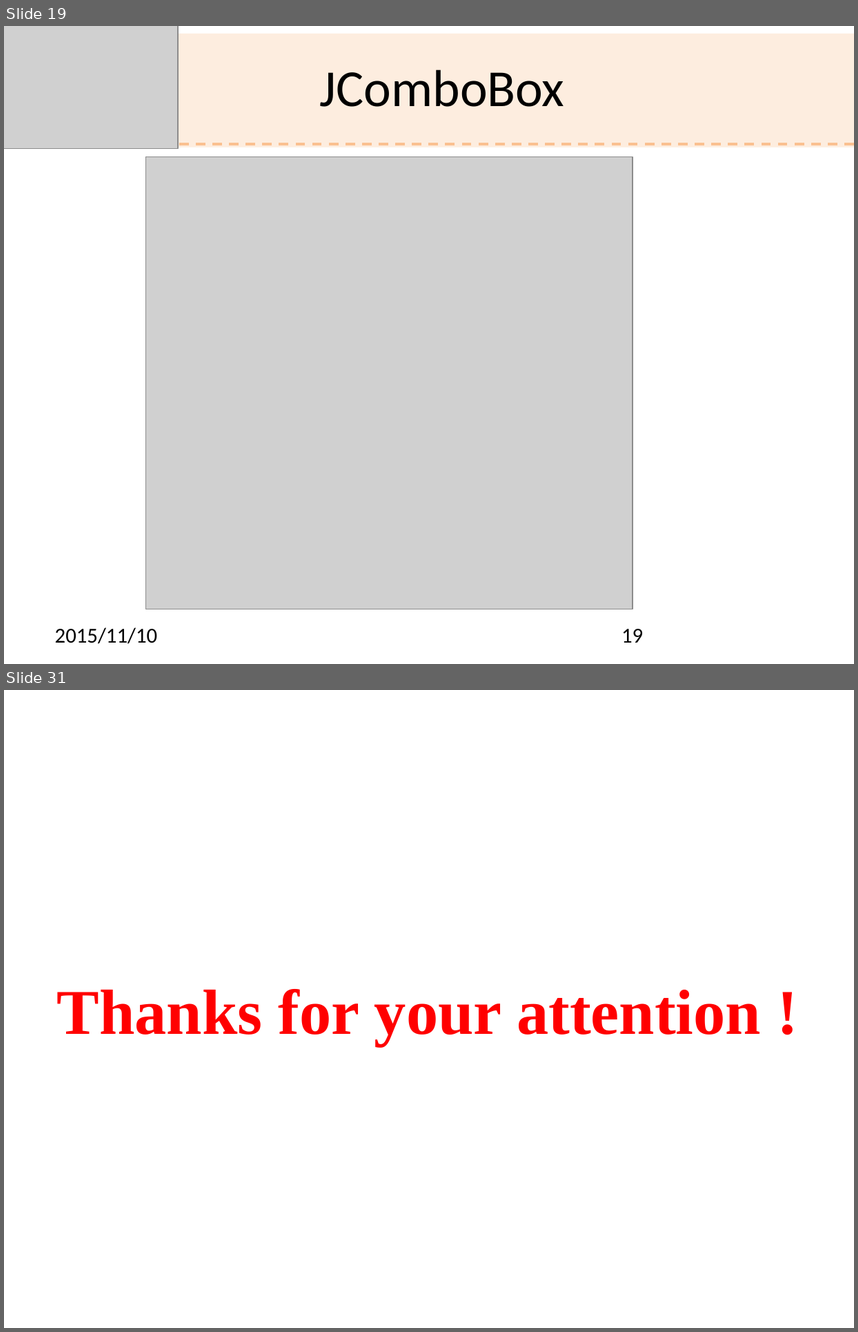
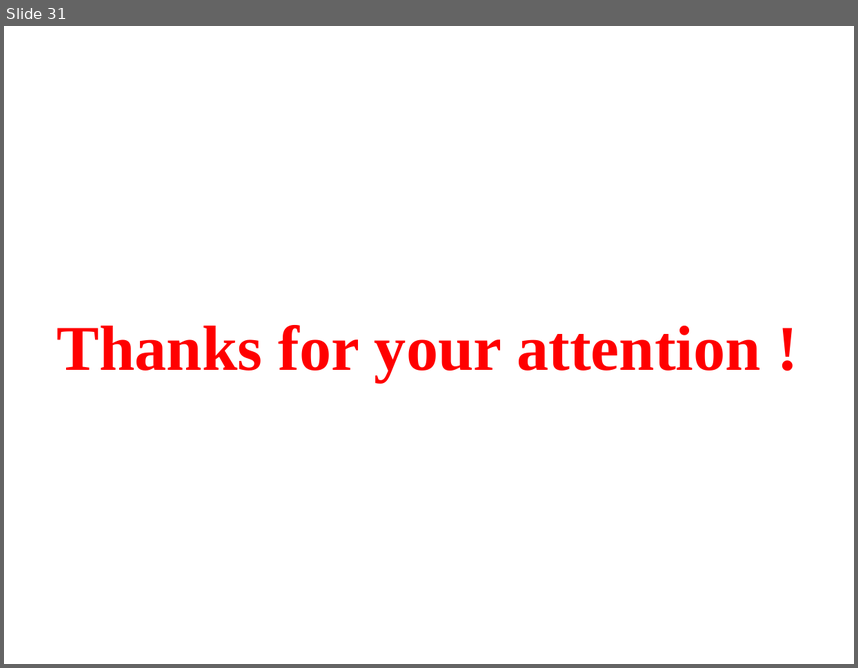
Before and after one commit to shouzo/Java-Programming_pages, a slide deck: class-tutorial/20161207/Ch9.pptx. Shown one above the other, each under a label of ours: slides 19 and 31 before the commit, slide 31 after it; the slides between them are not shown. The pictures are 858x1332 and 858x668 pixels, drawn with LibreOffice and Linux fonts; fonts in the diff are those of the drawing; grey boxes stand for pictures; background and template pictures are left out. Boxes give left, top, right and bottom in pixels: in the first picture for what was removed or moved away, otherwise in the second. Text is boxed around its words. In the diff, an @@ line names an element or a change of style, - is before the commit and + after.

```diff
--- a/class-tutorial/20161207/Ch9.pptx
+++ b/class-tutorial/20161207/Ch9.pptx
@@ slide 19 removed at box(4, 26, 854, 664), background picture (left out) @@
@@ rectangle removed at box(4, 34, 854, 147) @@
@@ picture removed at box(4, 26, 179, 148) @@
@@ text removed at box(320, 69, 565, 107) @@
-JComboBox
@@ line removed from (14, 144) to (854, 144) @@
@@ picture removed at box(146, 157, 633, 608) @@
@@ text removed at box(55, 627, 157, 644) @@
-2015/11/10
@@ page number removed at box(622, 628, 643, 642) @@
-19
```
Also in this commit, not shown: 27 slides changed, 3 slides added, 2 other slides removed, 30 other files.
